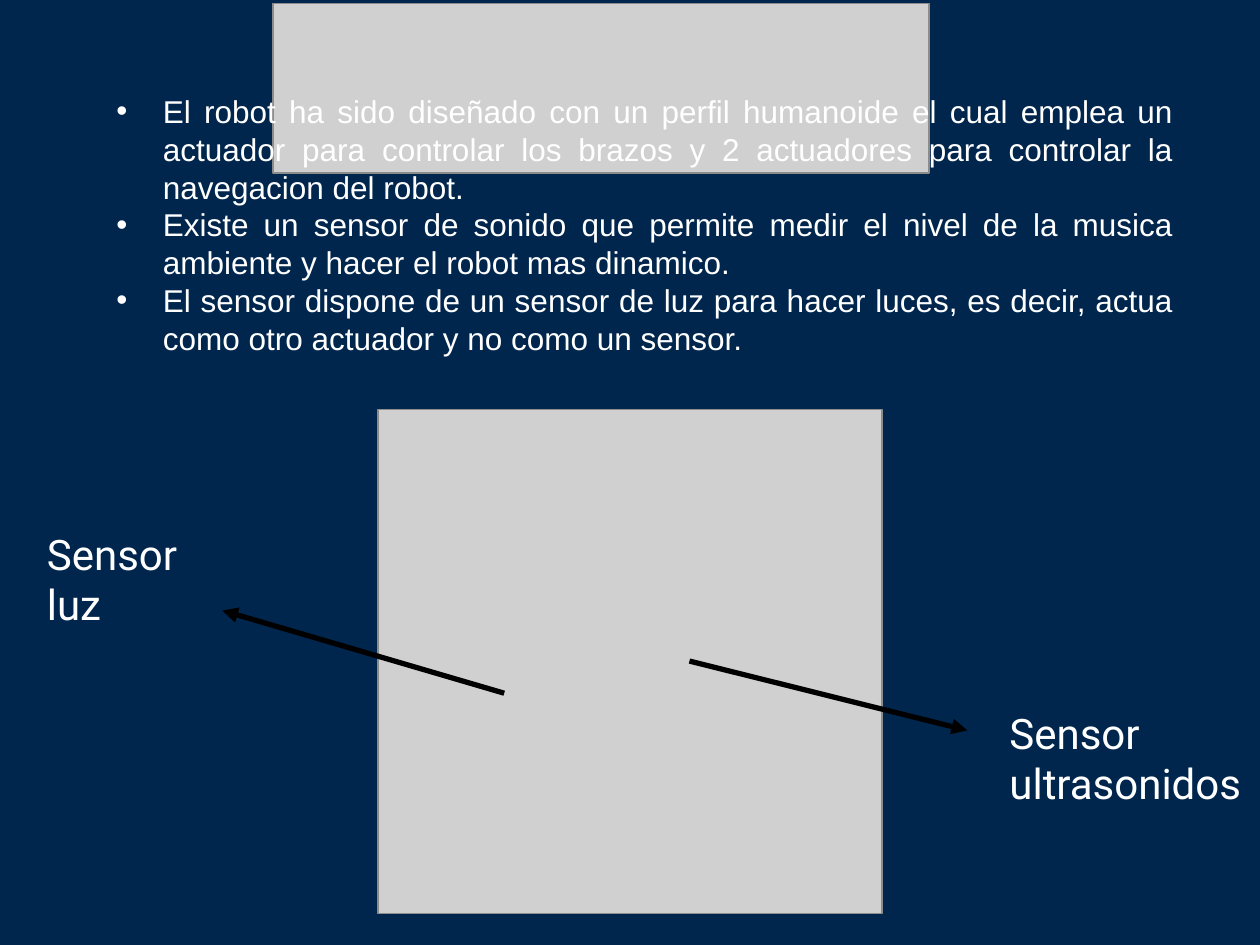
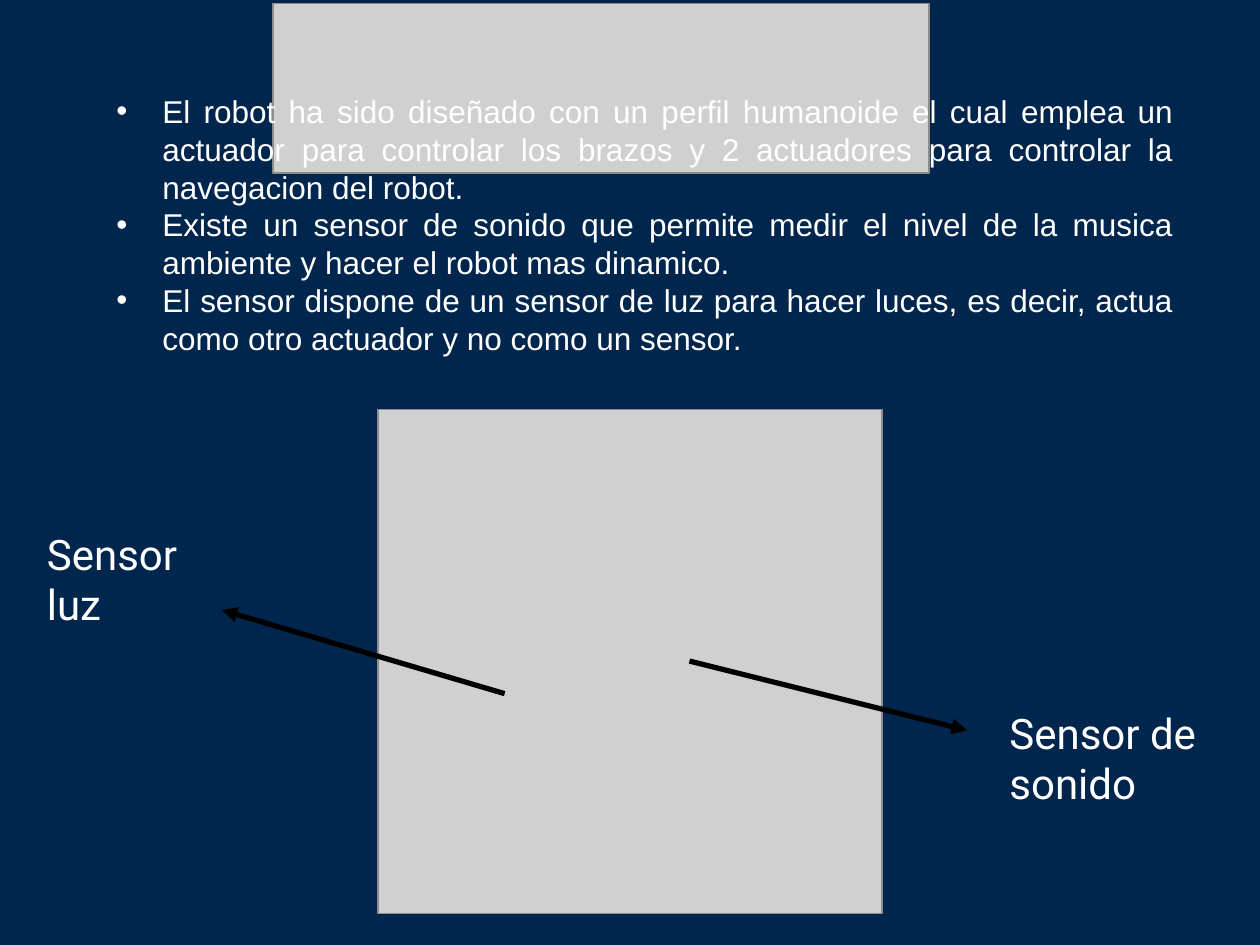
Before and after one commit to jabrena/cre2010, a slide deck: slide 2 of COMPETICIONES/ROBOCUPJR/docs/posters/dance1.ppt. Drawn at 1260x945 pixels with LibreOffice and Linux fonts; fonts in the diff are those of the drawing; grey boxes stand for pictures. Boxes give left, top, right and bottom in pixels: in the first picture for what was removed or moved away, otherwise in the second. Text is boxed around its words. In the diff, an @@ line names an element or a change of style, - is before the commit and + after.

Commit message:
Mejorando la descripcion del sensor de luz

```diff
--- a/COMPETICIONES/ROBOCUPJR/docs/posters/dance1.ppt
+++ b/COMPETICIONES/ROBOCUPJR/docs/posters/dance1.ppt
@@ text "El robot ha sido diseñado ..." at (162,98,1173,356): indent changed @@
@@ text at (1009,717,1196,800): text changed @@
-Sensor ultrasonidos
+Sensor de sonido
```
Also in this commit, not shown: 2 other slides changed, 1 slide added, 1 slide removed, 1 other file.
